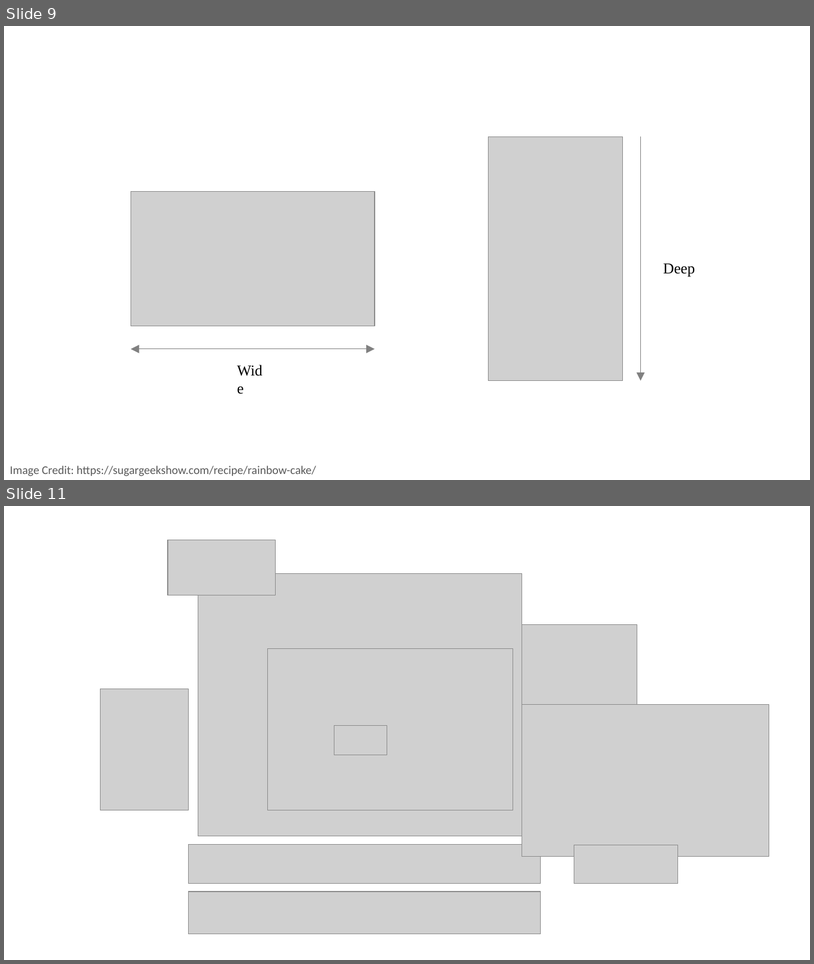
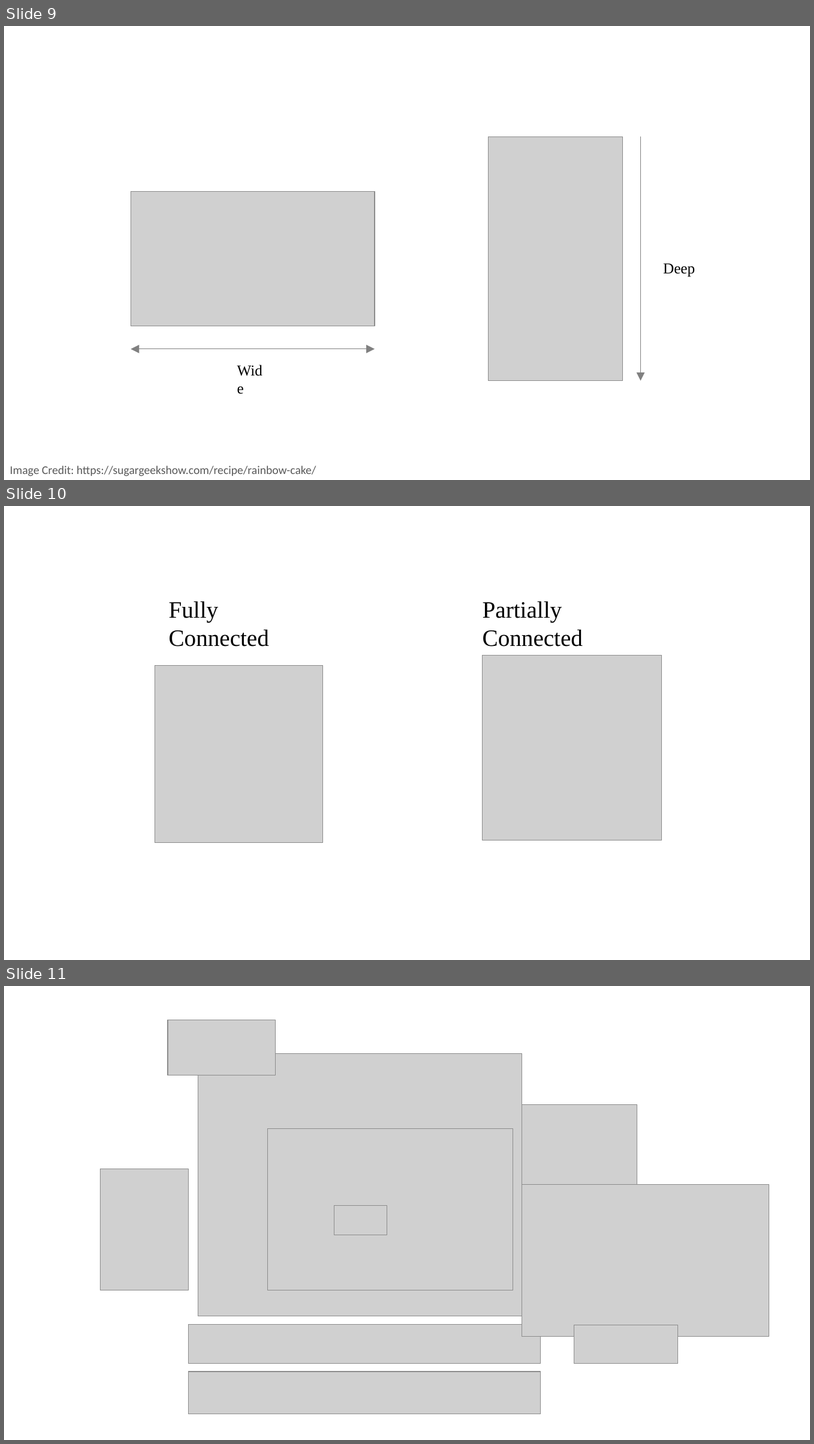
Before and after one commit to PracticumAI/deep_learning, a slide deck: presentations/02.1_neural_anatomy.pptx. Shown one above the other, each under a label of ours: slides 9 and 11 before the commit, slides 9, 10 and 11 after it; the slides between them are not shown. The pictures are 814x964 and 814x1444 pixels, drawn with LibreOffice and Linux fonts; fonts in the diff are those of the drawing; grey boxes stand for pictures. Boxes give left, top, right and bottom in pixels: in the first picture for what was removed or moved away, otherwise in the second. Text is boxed around its words. In the diff, an @@ line names an element or a change of style, - is before the commit and + after.

```diff
--- a/presentations/02.1_neural_anatomy.pptx
+++ b/presentations/02.1_neural_anatomy.pptx
@@ slide 10 added at <box>4,506,810,960</box>, background #FFFFFF @@
@@ text added at <box>169,601,269,646</box>, 28 pt, text #000000 @@
+Fully Connected
@@ text added at <box>483,601,583,646</box>, 28 pt, text #000000 @@
+Partially Connected
@@ picture added at <box>155,665,323,843</box> @@
@@ picture added at <box>483,655,662,840</box> @@
```
Also in this commit, not shown: 1 other slide added, 1 slide removed.
